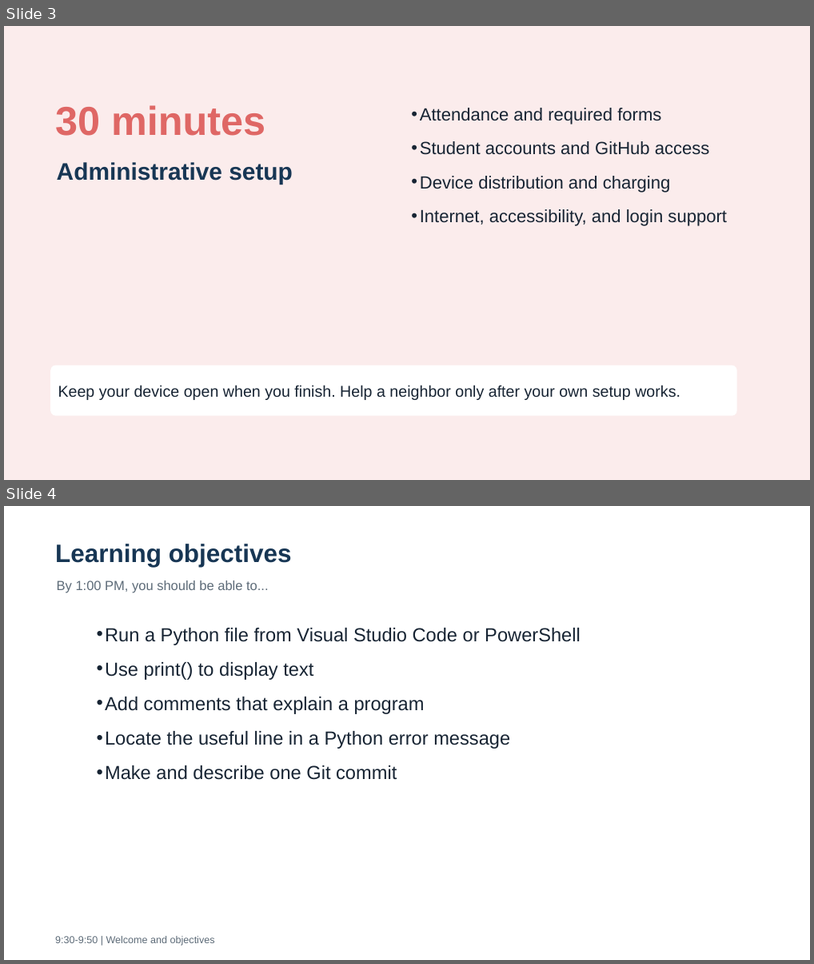
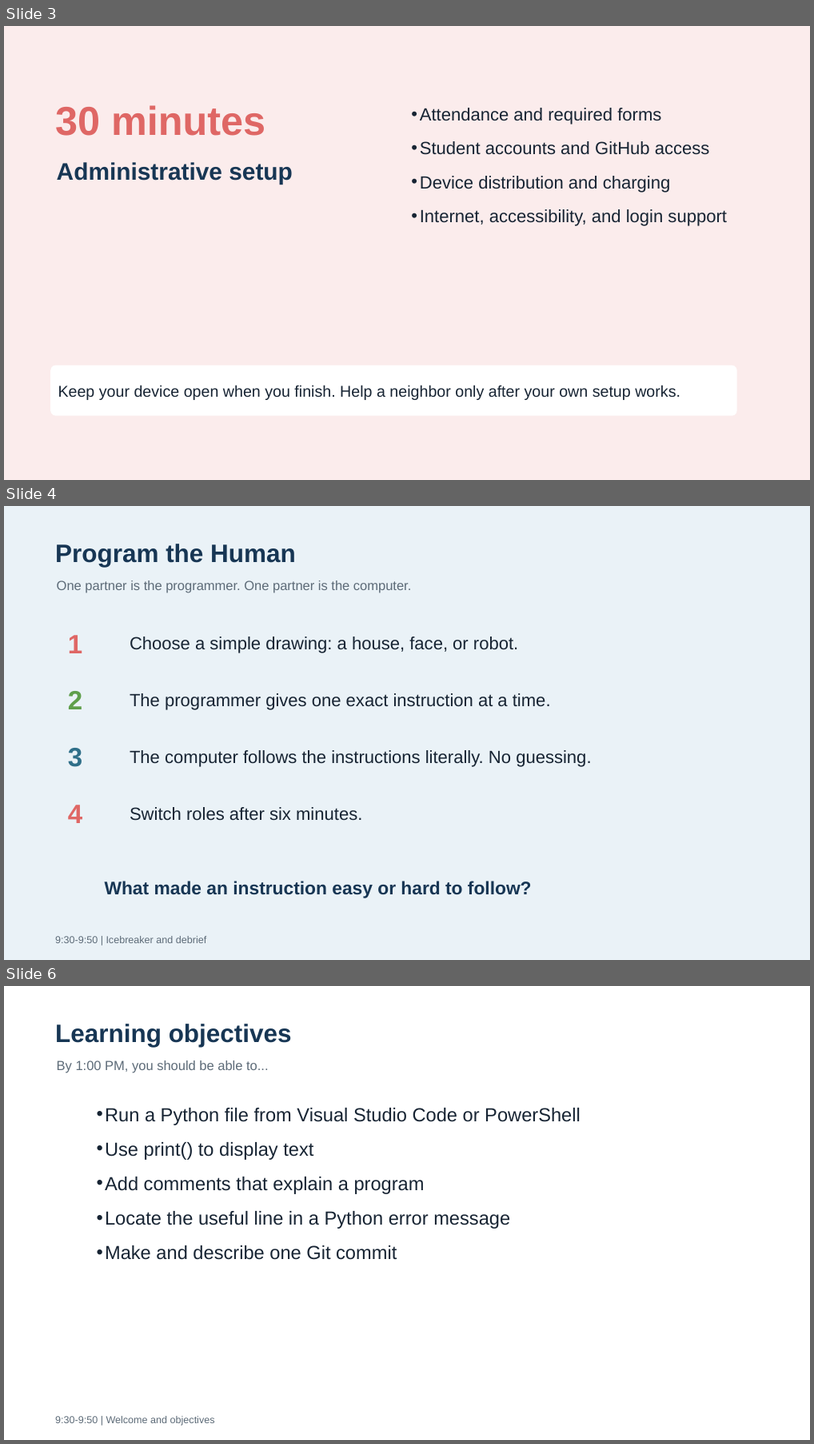
Before and after one commit to lhernandez-sudo/project-syncere-cs-2027, a slide deck: week-01-python-basics/slides/week-01-python-basics.pptx. Shown one above the other, each under a label of ours: slides 3 and 4 before the commit, slides 3, 4 and 6 after it; the slides between them are not shown. The pictures are 814x964 and 814x1444 pixels, drawn with LibreOffice and Linux fonts; fonts in the diff are those of the drawing. Boxes give left, top, right and bottom in pixels: in the first picture for what was removed or moved away, otherwise in the second. Text is boxed around its words. In the diff, an @@ line names an element or a change of style, - is before the commit and + after.

```diff
--- a/week-01-python-basics/slides/week-01-python-basics.pptx
+++ b/week-01-python-basics/slides/week-01-python-basics.pptx
@@ slide 4 added at [4, 506, 810, 960], background #EAF2F7 @@
@@ text added at [55, 544, 296, 567], 30 pt, text #173654, bold @@
+Program the Human
@@ text added at [57, 580, 411, 593], 15.8 pt, text #5D6B78 @@
+One partner is the programmer. One partner is the computer.
@@ text added at [68, 635, 82, 653], 31.5 pt, text #DF6765, bold @@
+1
@@ text added at [130, 636, 518, 653], 21 pt, text #172433 @@
+Choose a simple drawing: a house, face, or robot.
@@ text added at [68, 691, 82, 709], 31.5 pt, text #5F9F4B, bold @@
+2
@@ text added at [130, 693, 551, 710], 21 pt, text #172433 @@
+The programmer gives one exact instruction at a time.
@@ text added at [68, 748, 82, 767], 31.5 pt, text #2F6F89, bold @@
+3
@@ text added at [130, 750, 591, 767], 21 pt, text #172433 @@
+The computer follows the instructions literally. No guessing.
@@ text added at [68, 804, 82, 823], 31.5 pt, text #DF6765, bold @@
+4
@@ text added at [130, 807, 362, 820], 21 pt, text #172433 @@
+Switch roles after six minutes.
@@ text added at [105, 880, 532, 898], 21.8 pt, text #173654, bold @@
+What made an instruction easy or hard to follow?
@@ text added at [55, 936, 206, 943], 12 pt, text #5D6B78 @@
+9:30-9:50 | Icebreaker and debrief
@@ what was slide 4 is now slide 6 @@
```
Also in this commit, not shown: 1 slide changed, 1 other slide added, 10 other files.
